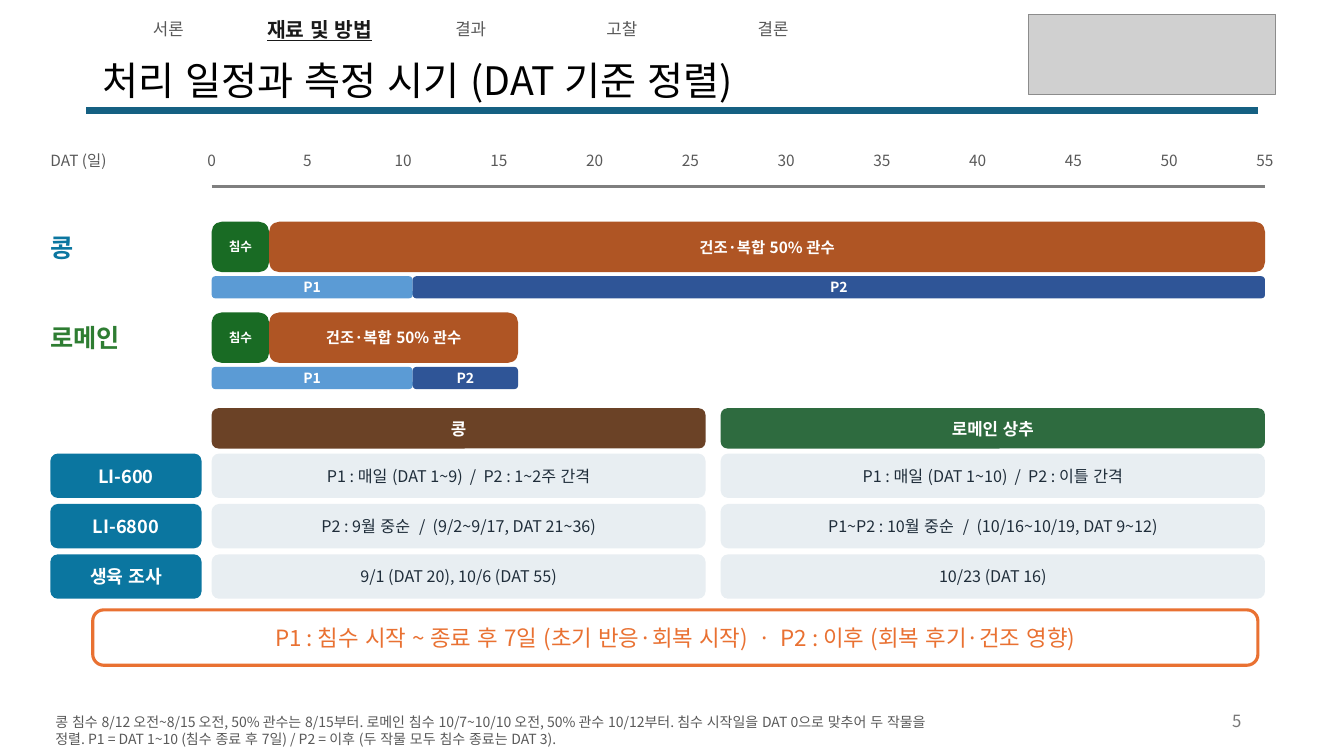
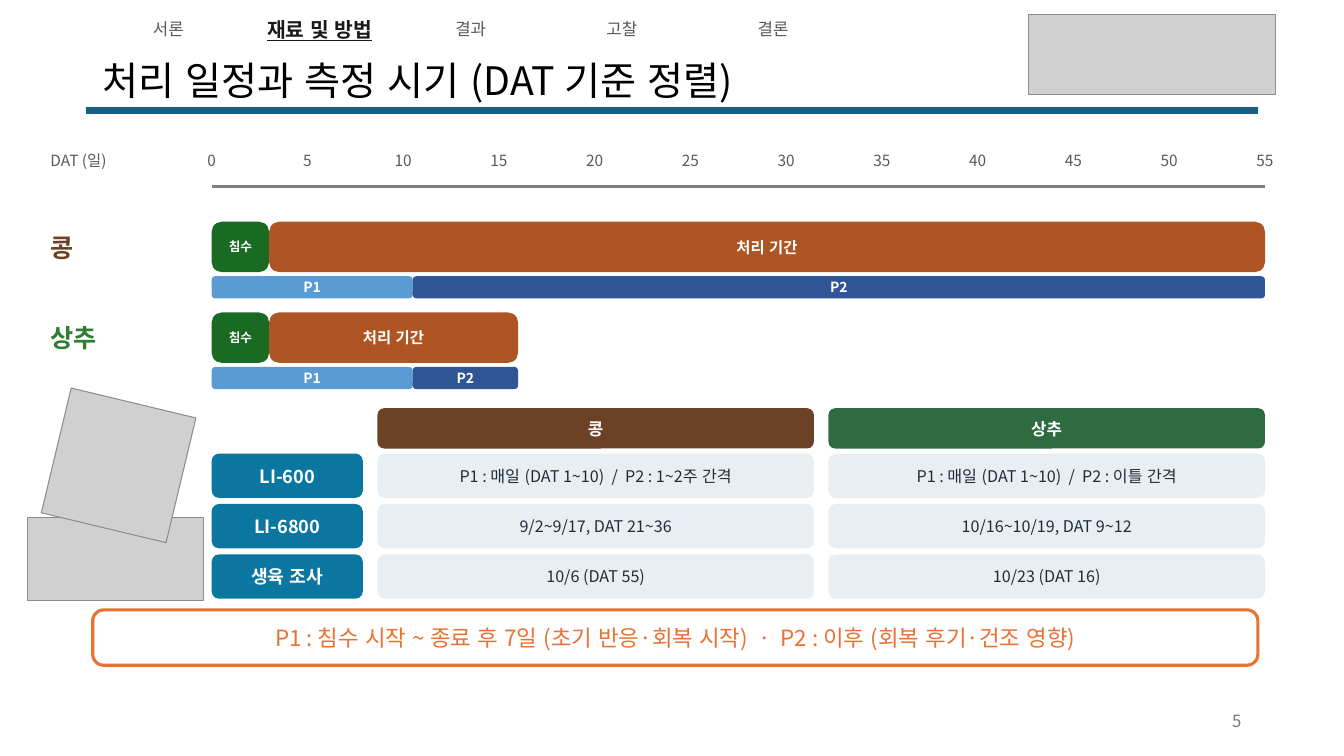
Before and after one commit to YunJM20/-, a slide deck: slide 5 of 구두발표_콩vs로메인상추_v6.pptx. Drawn at 1344x756 pixels with LibreOffice and Linux fonts; fonts in the diff are those of the drawing; grey boxes stand for pictures. Boxes give left, top, right and bottom in pixels: in the first picture for what was removed or moved away, otherwise in the second. Text is boxed around its words. In the diff, an @@ line names an element or a change of style, - is before the commit and + after.

```diff
--- a/구두발표_콩vs로메인상추_v6.pptx
+++ b/구두발표_콩vs로메인상추_v6.pptx
@@ text "콩" at (50,236,73,260): text colour #0B76A0 to #6B4226 @@
@@ text in rounded rectangle at (736,240,797,255): text changed @@
-건조·복합 50% 관수
+처리 기간
@@ text at (50,326,96,350): text changed @@
-로메인
+상추
@@ text in rounded rectangle at (363,330,424,345): text changed @@
-건조·복합 50% 관수
+처리 기간
@@ picture added at (41,388,196,543) @@
@@ rounded rectangle "콩": place and size @@
-rounded rectangle "콩" at (212,408,706,449)
+rounded rectangle "콩" at (377,408,814,449)
@@ rounded rectangle "상추": place and size @@
-rounded rectangle "상추" at (721,408,1265,449)
+rounded rectangle "상추" at (829,408,1265,449)
@@ text in rounded rectangle at (1031,421,1062,437): text changed @@
-로메인 상추
+상추
@@ rounded rectangle "P1 : 매일 (DAT 1~10) ...": place and size @@
-rounded rectangle "P1 : 매일 (DAT 1~10) ..." at (212,454,706,498)
+rounded rectangle "P1 : 매일 (DAT 1~10) ..." at (377,454,814,498)
@@ text in rounded rectangle at (460,468,732,485): text changed @@
-P1 : 매일 (DAT 1~9) / P2 : 1~2주 간격
+P1 : 매일 (DAT 1~10) / P2 : 1~2주 간격
@@ rounded rectangle "P1 : 매일 (DAT 1~10) ...": place and size @@
-rounded rectangle "P1 : 매일 (DAT 1~10) ..." at (721,454,1265,498)
+rounded rectangle "P1 : 매일 (DAT 1~10) ..." at (829,454,1265,498)
@@ rounded rectangle "9/2~9/17, DAT 21~36": place and size @@
-rounded rectangle "9/2~9/17, DAT 21~36" at (212,504,706,548)
+rounded rectangle "9/2~9/17, DAT 21~36" at (377,504,814,548)
@@ rounded rectangle "10/16~10/19, DAT 9~12": place and size @@
-rounded rectangle "10/16~10/19, DAT 9~12" at (721,504,1265,548)
+rounded rectangle "10/16~10/19, DAT 9~12" at (829,504,1265,548)
@@ picture added at (27,518,204,601) @@
@@ text in rounded rectangle at (520,519,672,535): text changed @@
-P2 : 9월 중순 / (9/2~9/17, DAT 21~36)
+9/2~9/17, DAT 21~36
@@ text in rounded rectangle at (962,519,1132,535): text changed @@
-P1~P2 : 10월 중순 / (10/16~10/19, DAT 9~12)
+10/16~10/19, DAT 9~12
@@ 3 rounded rectangles: place and size @@
-3 rounded rectangles at (50,454,202,599)
+3 rounded rectangles at (212,454,363,599)
@@ rounded rectangle "10/6 (DAT 55)": place and size @@
-rounded rectangle "10/6 (DAT 55)" at (212,555,706,599)
+rounded rectangle "10/6 (DAT 55)" at (377,555,814,599)
@@ text in rounded rectangle at (546,569,645,585): text changed @@
-9/1 (DAT 20), 10/6 (DAT 55)
+10/6 (DAT 55)
@@ rounded rectangle "10/23 (DAT 16)": place and size @@
-rounded rectangle "10/23 (DAT 16)" at (721,555,1265,599)
+rounded rectangle "10/23 (DAT 16)" at (829,555,1265,599)
@@ text removed at (55,715,926,747) @@
-콩 침수 8/12 오전~8/15 오전, 50% 관수는 8/15부터. 로메인 침수 10/7~10/10 오전, 50% 관수 10/12부터. 침수 시작일을 DAT 0으로 맞추어 두 작물을 정렬. P1 = DAT 1~10 (침수 종료 후 7일) / P2 = 이후 (두 작물 모두 침수 종료는 DAT 3).
```
Also in this commit, not shown: 21 other slides changed.
